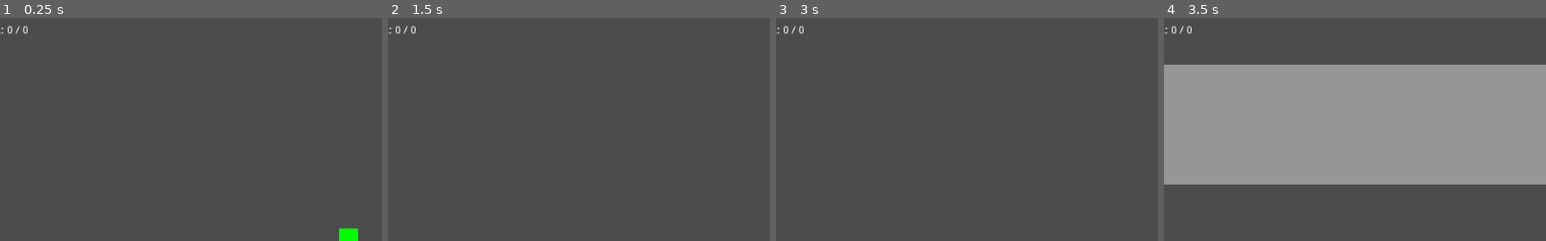
Above: before the commit, frames 1-4 (left to right).
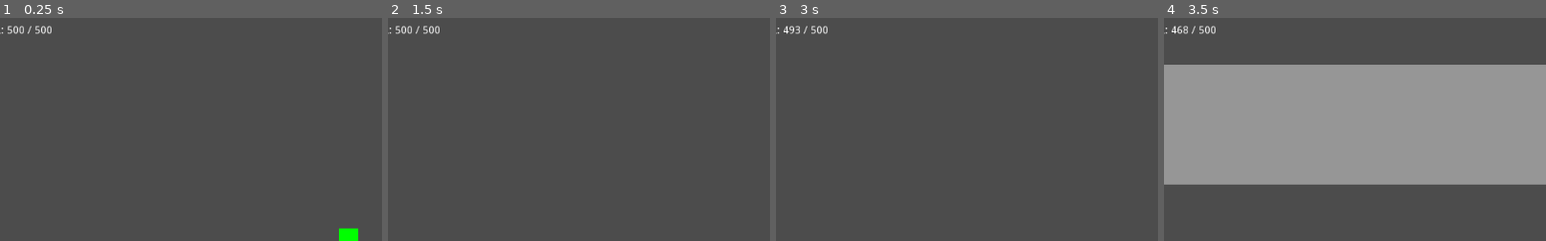
Above: after the commit, the same moments.

Repository: deengames/abu-hamid-x
Game: Godot game, scene res://prototype/Main.tscn
Two runs of this game, one before a commit and one after it. Both use one fixed random seed, a clock stepped at 60 frames per second and the inputs below.
Inputs (mouse positions are % of the whole screen's width and height, from its top left):
- Up to frame 1 (0.25 s): no input
- Up to frame 2 (1.5 s): tap Enter at 0.5 s; move the mouse to (72, 45) at 0.52 s; hold D (move_right) 0.53-1.28 s; click (72, 45) at 0.6 s; tap Space (jump) at 0.77 s; move the mouse to (30, 55) at 1.27 s; hold S (move_down) from 1.28 s (still down); click (30, 55) at 1.35 s
- Up to frame 3 (3 s): tap Space (jump) at 1.52, 2.75 s; move the mouse to (60, 28) at 2.02 s; release S (move_down) at 2.03 s; hold D (move_right) 2.03-2.78 s; hold Shift (boost) 2.03-2.78 s; click (60, 28) at 2.3 s; move the mouse to (45, 70) at 2.77 s; hold W (move_up) from 2.78 s (still down); tap Ctrl (toggle_jetpack) at 2.85 s
- Up to frame 4 (3.5 s): keep holding W (move_up); tap Space (jump) at 3.02 s; click (45, 70) at 3.05 s
The pictures show only the part of the screen within x 4-54%, y 0-50%; the shares and areas given below are measured in that part.

The runs differ from the first frame. In frame 1, 0.3% of the frame differs, in the area x 2-14%, y 3-8%; in frame 2, 0.3%; in frame 3, 0.3%; in frame 4, 0.3%.

Commit message:
Restructured files, slightly longer sword

Diff:
--- a/prototype/Character.tscn
+++ b/prototype/Character/Character.tscn
@@ -1,6 +1,7 @@
 [gd_scene load_steps=2 format=2]
 
-[ext_resource path="res://prototype/Character.gd" type="Script" id=1]
+[ext_resource path="res://prototype/Character/Character.gd" type="Script" id=1]
+
 
 [node name="Character" type="RigidBody2D"]
 
--- a/prototype/Player.gd
+++ b/prototype/Character/Player/Player.gd
@@ -1,4 +1,4 @@
-extends "Character.gd"
+extends "../Character.gd"
 
 export (int) var max_movement_speed = 800
 export (int) var acceleration = 2000
@@ -18,10 +18,13 @@
 onready var sword = preload('res://prototype/Sword.tscn').instance()
 
 
+func _ready():
+	sword.connect('finish_swing', self, '_on_sword_finish_swing')
+
+
 func _process(delta):
 	if Input.is_action_just_pressed('attack'):
 		add_child(sword)
-		sword.connect('finish_swing', self, '_on_sword_finish_swing')
 		var starting_angle = get_angle_to(get_global_mouse_position())
 		var target_angle = starting_angle + PI
 		sword.rotation = starting_angle
--- a/prototype/Player.tscn
+++ b/prototype/Character/Player/Player.tscn
@@ -1,7 +1,7 @@
 [gd_scene load_steps=4 format=2]
 
-[ext_resource path="res://prototype/Character.tscn" type="PackedScene" id=1]
-[ext_resource path="res://prototype/Player.gd" type="Script" id=2]
+[ext_resource path="res://prototype/Character/Character.tscn" type="PackedScene" id=1]
+[ext_resource path="res://prototype/Character/Player/Player.gd" type="Script" id=2]
 
 [sub_resource type="RectangleShape2D" id=1]
 
--- a/prototype/Enemy.tscn
+++ b/prototype/Enemy.tscn
@@ -1,6 +1,6 @@
 [gd_scene load_steps=3 format=2]
 
-[ext_resource path="res://prototype/Character.tscn" type="PackedScene" id=1]
+[ext_resource path="res://prototype/Character/Character.tscn" type="PackedScene" id=1]
 
 [sub_resource type="RectangleShape2D" id=1]
 
--- a/prototype/Main.tscn
+++ b/prototype/Main.tscn
@@ -2,11 +2,11 @@
 
 [ext_resource path="res://prototype/Main.gd" type="Script" id=1]
 [ext_resource path="res://prototype/Wall.tscn" type="PackedScene" id=2]
-[ext_resource path="res://prototype/Player.tscn" type="PackedScene" id=3]
+[ext_resource path="res://prototype/Character/Player/Player.tscn" type="PackedScene" id=3]
 [ext_resource path="res://prototype/Enemy.tscn" type="PackedScene" id=4]
 [ext_resource path="res://prototype/FuelLabel.gd" type="Script" id=5]
 
-[node name="Main" type="Node2D" index="0"]
+[node name="Main" type="Node2D"]
 
 script = ExtResource( 1 )
 
@@ -121,3 +121,5 @@
 max_lines_visible = -1
 script = ExtResource( 5 )
 _sections_unfolded = [ "Margin" ]
+
+[connection signal="fuel_change" from="Player" to="CanvasLayer/FuelLabel" method="_on_Player_fuel_change"]
--- a/prototype/Sword.tscn
+++ b/prototype/Sword.tscn
@@ -5,9 +5,9 @@
 [sub_resource type="RectangleShape2D" id=1]
 
 custom_solver_bias = 0.0
-extents = Vector2( 3, 30 )
+extents = Vector2( 3, 35 )
 
-[node name="Sword" type="KinematicBody2D"]
+[node name="Sword" type="KinematicBody2D" index="0"]
 
 show_behind_parent = true
 position = Vector2( 0.323532, 0 )
@@ -26,7 +26,7 @@
 anchor_right = 0.0
 anchor_bottom = 0.0
 margin_left = -3.0
-margin_top = -57.0
+margin_top = -67.0
 margin_right = 3.0
 margin_bottom = 3.0
 rect_pivot_offset = Vector2( 0, 0 )
@@ -40,6 +40,6 @@
 
 [node name="CollisionShape2D" type="CollisionShape2D" parent="." index="1"]
 
-position = Vector2( 0, -27 )
+position = Vector2( 0, -32 )
 shape = SubResource( 1 )
 _sections_unfolded = [ "Transform" ]
Renamed: prototype/Character.gd -> prototype/Character/Character.gd
